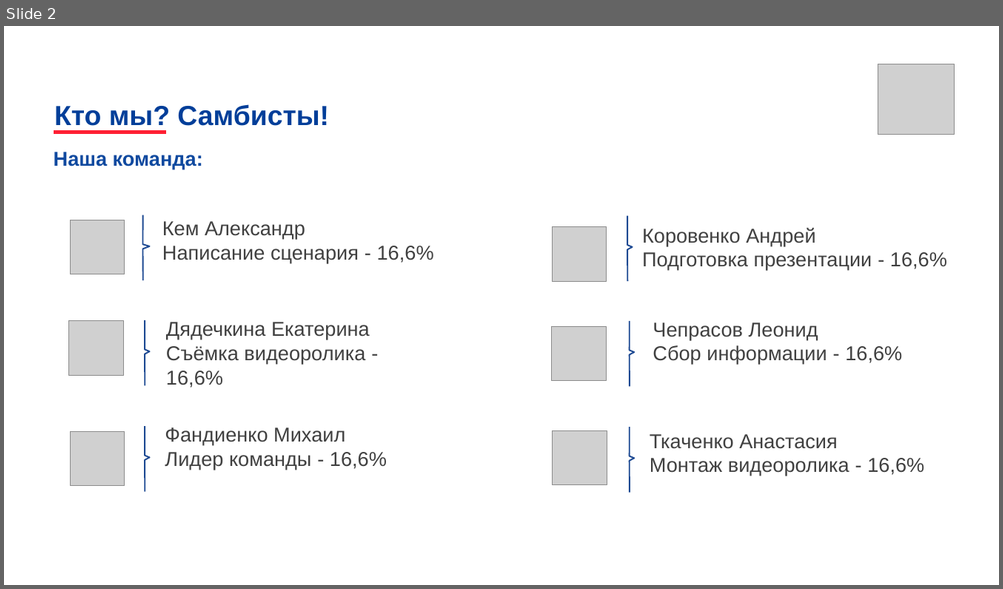
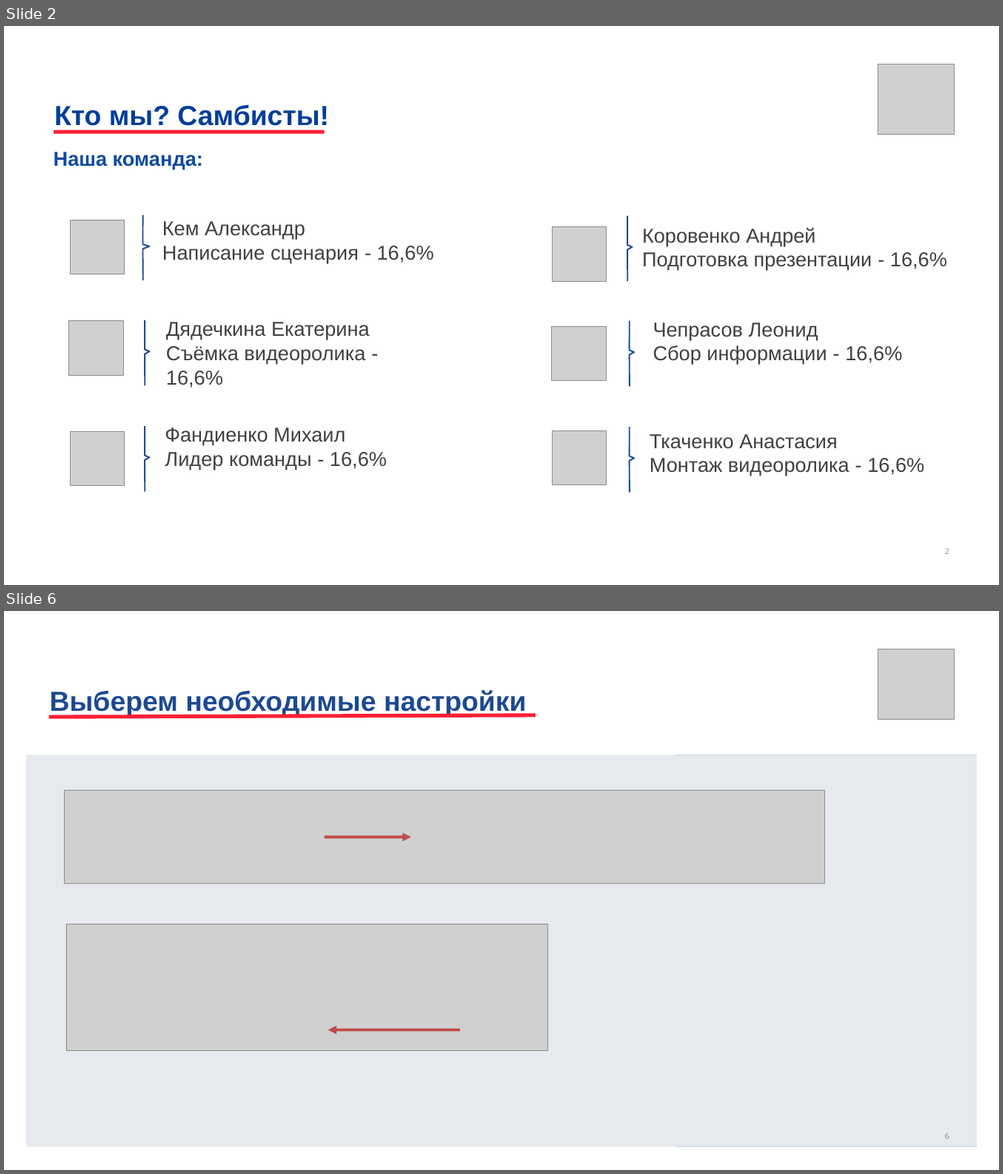
Before and after one commit to 0Sendai/Pmi-project-p2, a slide deck: Вставка текста, отформатированного под стиль документа.pptx. Shown one above the other, each under a label of ours: slide 2 before the commit, slides 2 and 6 after it; the slides between them are not shown. The pictures are 1003x589 and 1003x1174 pixels, drawn with LibreOffice and Linux fonts; fonts in the diff are those of the drawing; grey boxes stand for pictures; background and template pictures are left out. Boxes give left, top, right and bottom in pixels: in the first picture for what was removed or moved away, otherwise in the second. Text is boxed around its words. In the diff, an @@ line names an element or a change of style, - is before the commit and + after.

```diff
--- a/Вставка текста, отформатированного под стиль документа.pptx
+++ b/Вставка текста, отформатированного под стиль документа.pptx
@@ slide 6 added at [4,611,999,1170], background #FFFFFF @@
@@ picture added at [877,649,953,720] @@
@@ text added at [50,690,526,717], 44 pt, text #1D4992, bold @@
+Выберем необходимые настройки
@@ line added from (535, 715) to (49, 717), #FF1F33 6 pt @@
@@ rectangle added at [26,755,976,1147], fill #E6E9ED @@
@@ rectangle added at [674,755,976,1147], fill #4973B3 @@
@@ picture added at [64,791,824,883] @@
@@ arrow added from (324, 837) to (410, 837), #BE4B48 4.5 pt @@
@@ picture added at [66,924,546,1051] @@
@@ arrow added from (460, 1031) to (328, 1031), #BE4B48 4.5 pt @@
@@ page number added at [945,1133,949,1139], 14 pt, text #8C8C8C @@
+6
@@ slide 2 changed as well @@
@@ text "Кто мы? Самбисты!" at [54,104,329,131]: line spacing 1.01 to 1 @@
@@ line moved from (166, 132) - (54, 132) to (324, 132) - (54, 132) @@
@@ page number added at [945,548,949,554], 14 pt, text #8C8C8C @@
+2
```
Also in this commit, not shown: 2 other slides changed, 4 other slides added, 2 slides removed, 1 other file.
